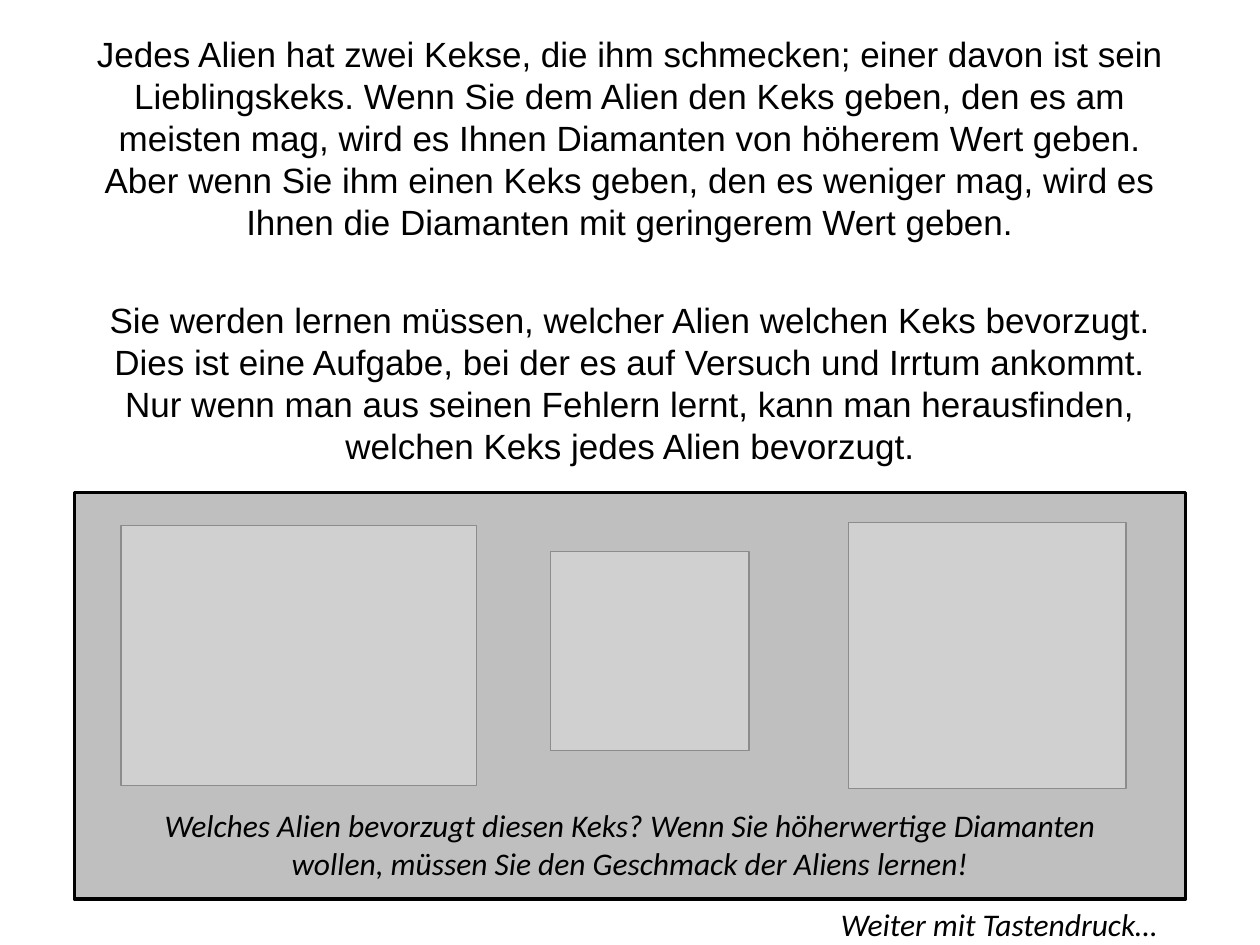
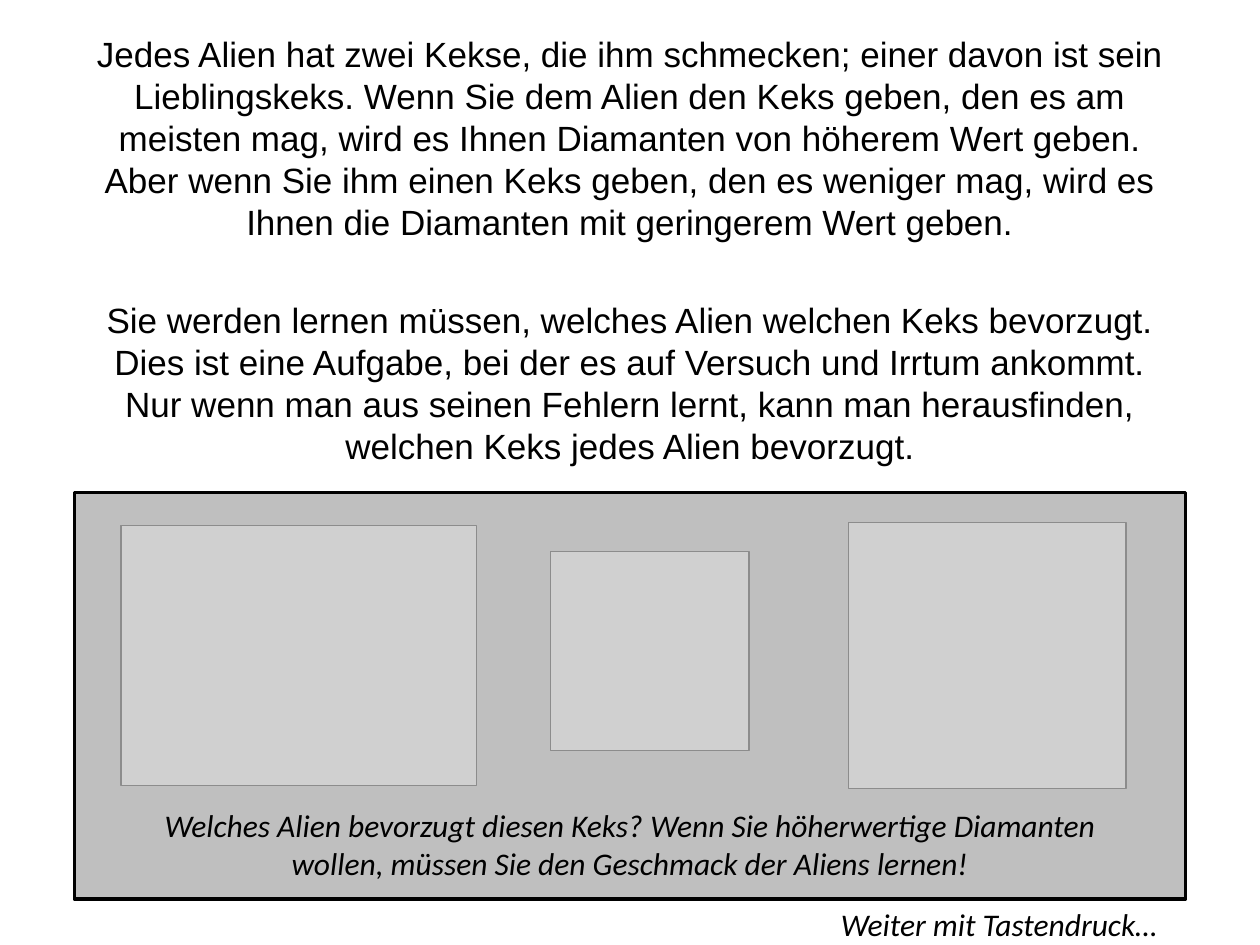
Before and after one commit to snebe/MATLAB-Habits-Overtraining-Exp3, a slide deck: slide 2 of instructions/AlienTask-fMRI_Instructions-German.pptx. Drawn at 1260x945 pixels with LibreOffice and Linux fonts; fonts in the diff are those of the drawing; grey boxes stand for pictures. Boxes give left, top, right and bottom in pixels: in the first picture for what was removed or moved away, otherwise in the second. Text is boxed around its words. In the diff, an @@ line names an element or a change of style, - is before the commit and + after.

```diff
--- a/instructions/AlienTask-fMRI_Instructions-German.pptx
+++ b/instructions/AlienTask-fMRI_Instructions-German.pptx
@@ subtitle at (107,307,1153,466): text changed @@
-Sie werden lernen müssen, welcher Alien welchen Keks bevorzugt. Dies ist eine Aufgabe, bei der es auf Versuch und Irrtum ankommt. Nur wenn man aus seinen Fehlern lernt, kann man herausfinden, welchen Keks jedes Alien bevorzugt.
+Sie werden lernen müssen, welches Alien welchen Keks bevorzugt. Dies ist eine Aufgabe, bei der es auf Versuch und Irrtum ankommt. Nur wenn man aus seinen Fehlern lernt, kann man herausfinden, welchen Keks jedes Alien bevorzugt.
```
Also in this commit, not shown: 1 other slide changed, 8 other files.
